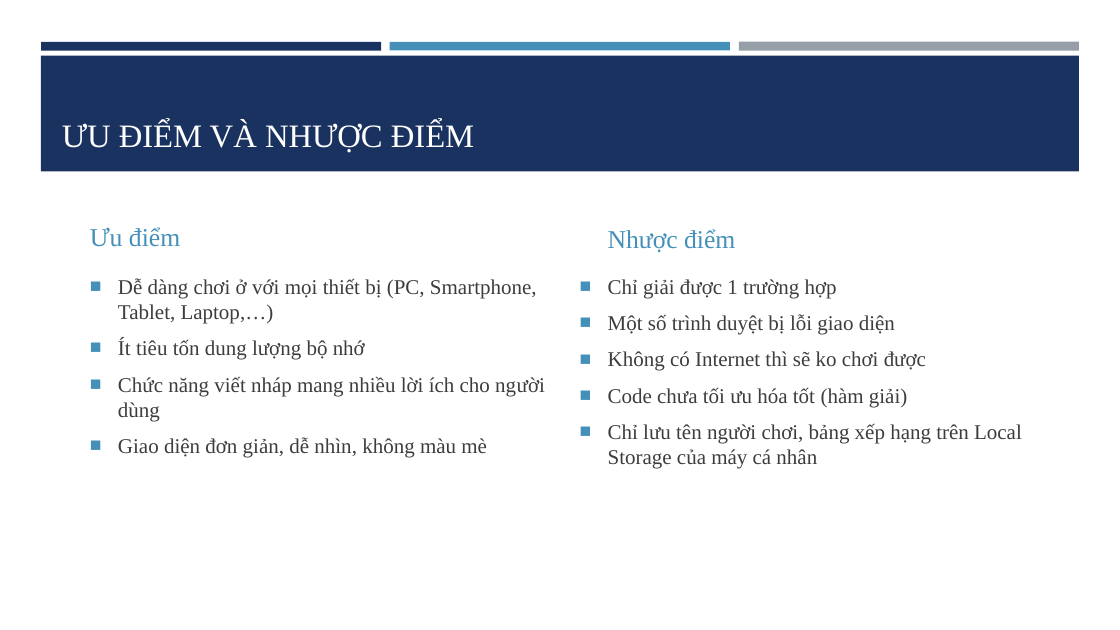
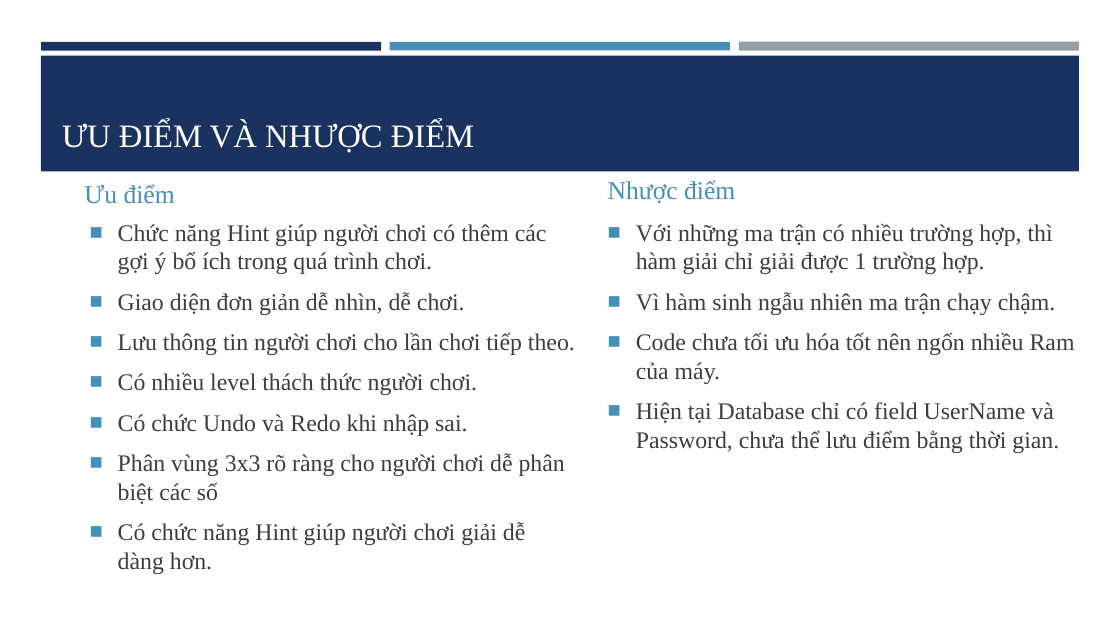
Before and after one commit to minhhieu023/Project1, a slide deck: slide 12 of Document/ThuyetTrinh.pptx (slide 13 before the commit). Drawn at 1120x630 pixels with LibreOffice and Linux fonts; fonts in the diff are those of the drawing. Boxes give left, top, right and bottom in pixels: in the first picture for what was removed or moved away, otherwise in the second. Text is boxed around its words. In the diff, an @@ line names an element or a change of style, - is before the commit and + after.

```diff
--- a/Document/ThuyetTrinh.pptx
+++ b/Document/ThuyetTrinh.pptx
@@ text "Ưu điểm": place and size @@
-text "Ưu điểm" at (90, 227, 180, 247)
+text "Ưu điểm" at (84, 184, 175, 204)
@@ text "Nhược điểm": place and size @@
-text "Nhược điểm" at (608, 229, 735, 252)
+text "Nhược điểm" at (608, 180, 735, 203)
@@ text at (118, 224, 575, 545): text changed; size 18 to 20.4 pt @@
-■ Dễ dàng chơi ở với mọi thiết bị (PC, Smartphone, Tablet, Laptop,…)
-■ Ít tiêu tốn dung lượng bộ nhớ
-■ Chức năng viết nháp mang nhiều lời ích cho người dùng
-■ Giao diện đơn giản, dễ nhìn, không màu mè
+■ Chức năng Hint giúp người chơi có thêm các gợi ý bổ ích trong quá trình chơi.
+■ Giao diện đơn giản dễ nhìn, dễ chơi.
+■ Lưu thông tin người chơi cho lần chơi tiếp theo.
+■ Có nhiều level thách thức người chơi.
+■ Có chức Undo và Redo khi nhập sai.
+■ Phân vùng 3x3 rõ ràng cho người chơi dễ phân biệt các số
+■ Có chức năng Hint giúp người chơi giải dễ dàng hơn.
@@ text at (636, 223, 1075, 453): text changed; size 18 to 20.4 pt @@
-■ Chỉ giải được 1 trường hợp
-■ Một số trình duyệt bị lỗi giao diện
-■ Không có Internet thì sẽ ko chơi được
-■ Code chưa tối ưu hóa tốt (hàm giải)
-■ Chỉ lưu tên người chơi, bảng xếp hạng trên Local Storage của máy cá nhân
+■ Với những ma trận có nhiều trường hợp, thì hàm giải chỉ giải được 1 trường hợp.
+■ Vì hàm sinh ngẫu nhiên ma trận chạy chậm.
+■ Code chưa tối ưu hóa tốt nên ngốn nhiều Ram của máy.
+■ Hiện tại Database chỉ có field UserName và Password, chưa thể lưu điểm bằng thời gian.
```
Also in this commit, not shown: 4 other slides changed, 2 slides added, 3 slides removed, 11 other files.
